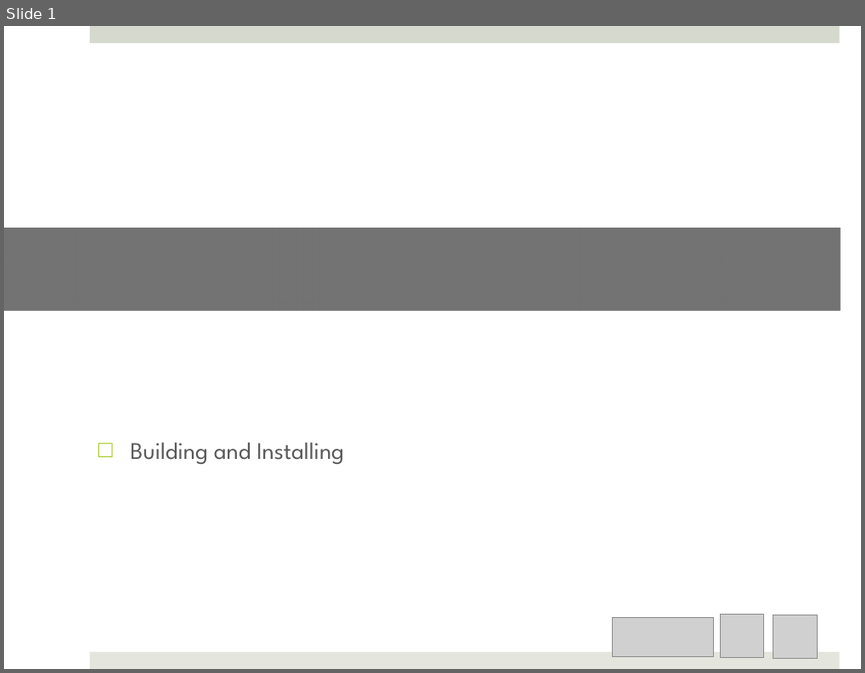
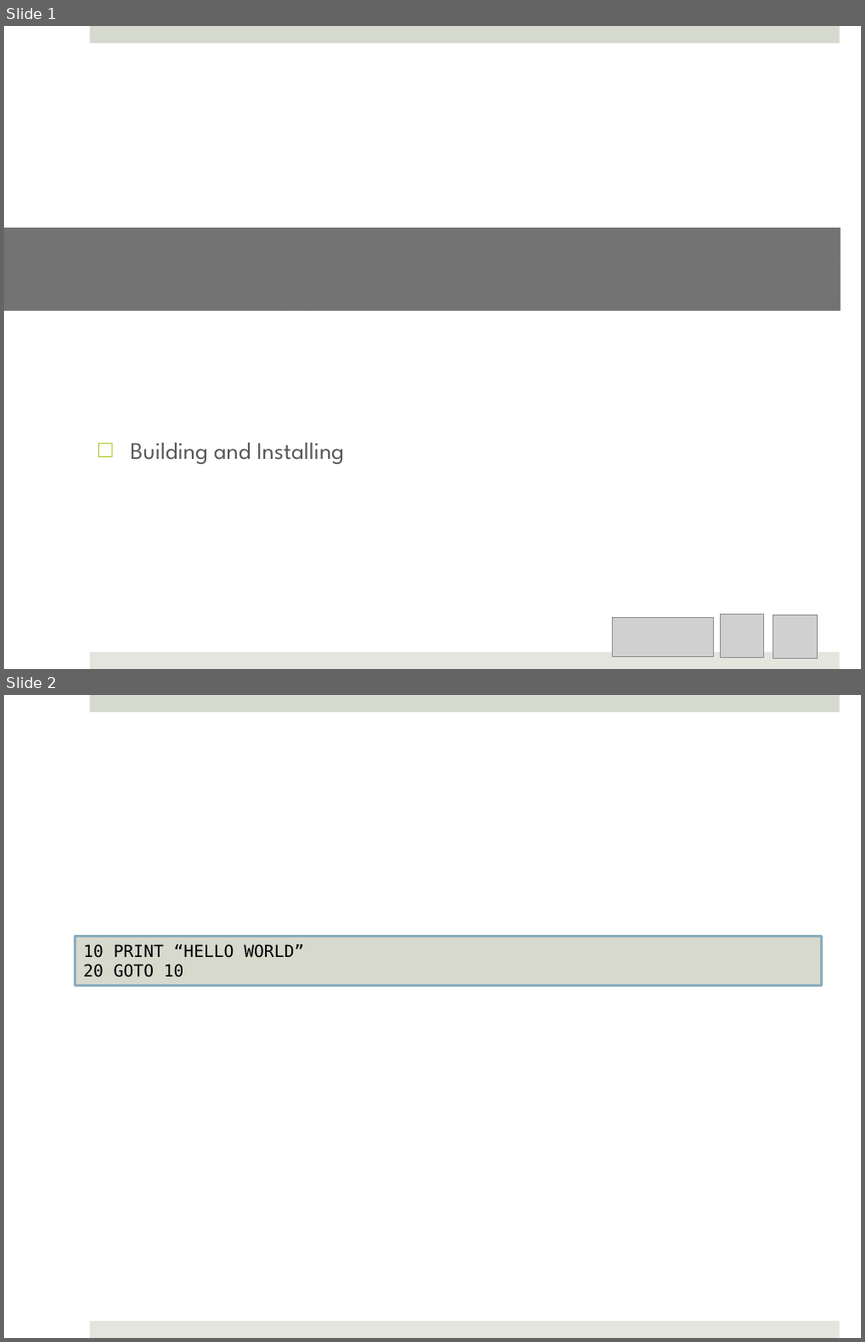
Before and after one commit to saga-project/saga-cpp-legacy-projects, a slide deck: misc/SAGA Slide Template.pptx. Shown one above the other, each under a label of ours: slide 1 before the commit, slides 1 and 2 after it. The pictures are 865x673 and 865x1342 pixels, drawn with LibreOffice and Linux fonts; fonts in the diff are those of the drawing; grey boxes stand for pictures; background and template pictures are left out. Boxes give left, top, right and bottom in pixels: in the first picture for what was removed or moved away, otherwise in the second. Text is boxed around its words. In the diff, an @@ line names an element or a change of style, - is before the commit and + after.

Commit message:
Added template for code box.

```diff
--- a/misc/SAGA Slide Template.pptx
+++ b/misc/SAGA Slide Template.pptx
@@ slide 2 added at bbox=[4, 695, 861, 1338], background #FFFFFF; not listed: 2 template elements that a slide beside it also shows @@
@@ rectangle added at bbox=[75, 936, 822, 985], fill #D7D9CD, outline #8BADBD 2 pt, 14 pt, text #000000 @@
+10 PRINT “HELLO WORLD”
+20 GOTO 10
```
